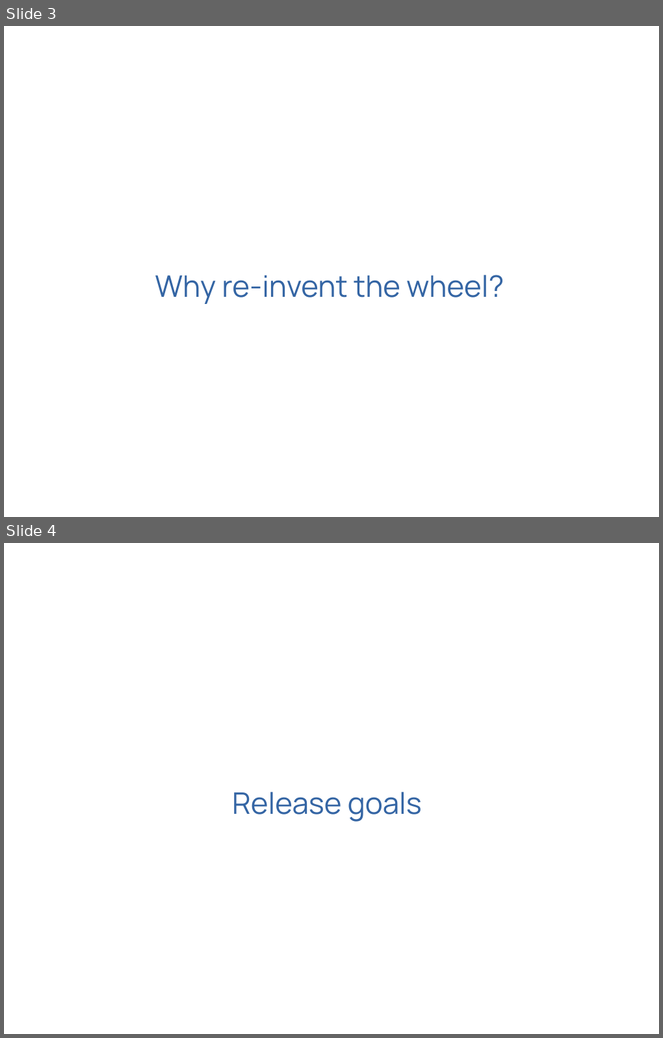
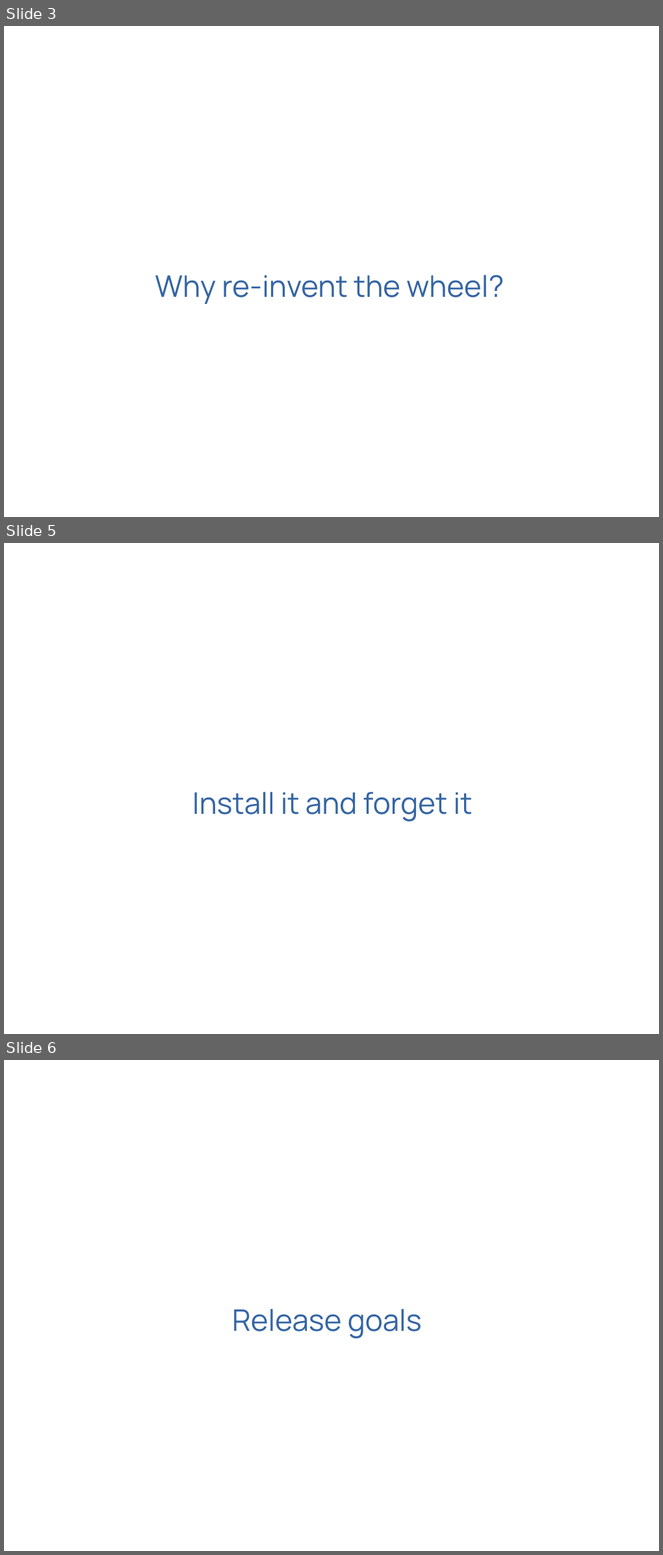
Before and after one commit to karuvally/project_green, a slide deck: docs/phase_ii/slides/review_iii.odp. Shown one above the other, each under a label of ours: slides 3 and 4 before the commit, slides 3, 5 and 6 after it; the slides between them are not shown. The pictures are 663x1038 and 663x1555 pixels, drawn with LibreOffice and Linux fonts; fonts in the diff are those of the drawing. Boxes give left, top, right and bottom in pixels: in the first picture for what was removed or moved away, otherwise in the second. Text is boxed around its words. In the diff, an @@ line names an element or a change of style, - is before the commit and + after.

```diff
--- a/docs/phase_ii/slides/review_iii.odp
+++ b/docs/phase_ii/slides/review_iii.odp
@@ slide 5 added at box(4, 543, 659, 1034), background #FFFFFF @@
@@ text added at box(192, 792, 473, 822), 36 pt, text #3465A4 @@
+Install it and forget it
@@ what was slide 4 is now slide 6 @@
```
Also in this commit, not shown: 1 other slide added, 1 other file.
